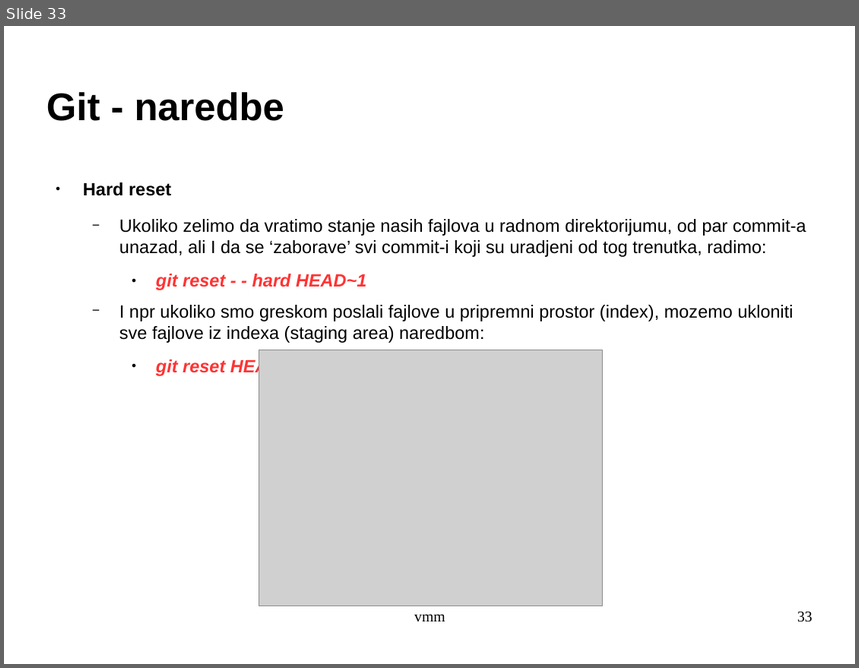
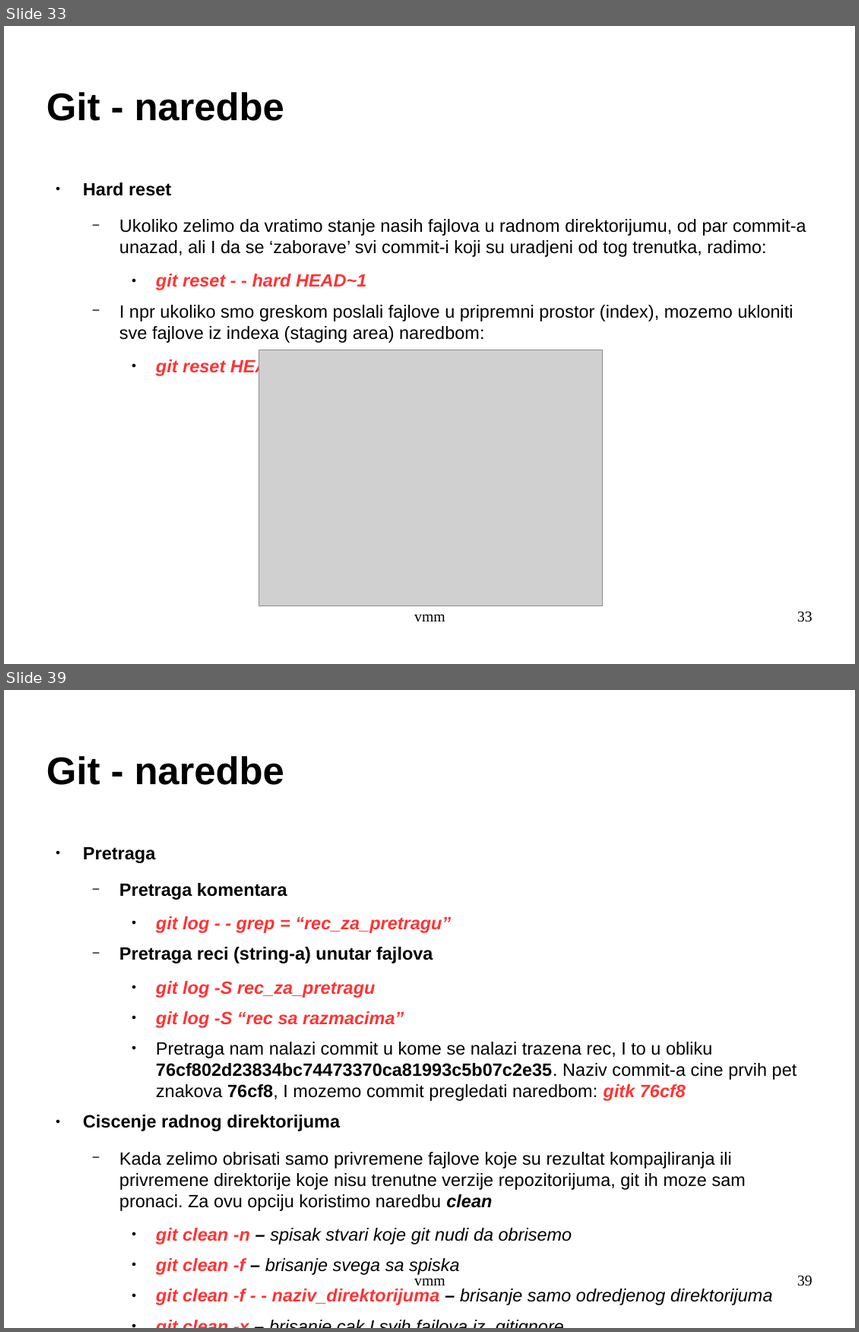
Before and after one commit to archpriestgnu/git_tut, a slide deck: git.odp. Shown one above the other, each under a label of ours: slide 33 before the commit, slides 33 and 39 after it; the slides between them are not shown. The pictures are 859x668 and 859x1332 pixels, drawn with LibreOffice and Linux fonts; fonts in the diff are those of the drawing; grey boxes stand for pictures; background and template pictures are left out. Boxes give left, top, right and bottom in pixels: in the first picture for what was removed or moved away, otherwise in the second. Text is boxed around its words. In the diff, an @@ line names an element or a change of style, - is before the commit and + after.

```diff
--- a/git.odp
+++ b/git.odp
@@ slide 39 added at (4,690,855,1328), background picture (left out) @@
@@ title added at (47,756,284,785), 36 pt, text #000000, bold @@
+Git - naredbe
@@ text added at (83,847,797,1306), 16.6 pt, text #000000 @@
+● Pretraga
+  − Pretraga komentara
+    ● git log - - grep = “rec_za_pretragu”
+  − Pretraga reci (string-a) unutar fajlova
+    ● git log -S rec_za_pretragu
+    ● git log -S “rec sa razmacima”
+    ● Pretraga nam nalazi commit u kome se nalazi trazena rec, I to u obliku 76cf802d23834bc74473370ca81993c5b07c2e35. Naziv commit-a cine prvih pet znakova 76cf8, I mozemo commit pregledati naredbom: gitk 76cf8
+● Ciscenje radnog direktorijuma
+  − Kada zelimo obrisati samo privremene fajlove koje su rezultat kompajliranja ili privremene direktorije koje nisu trenutne verzije repozitorijuma, git ih moze sam pronaci. Za ovu opciju koristimo naredbu clean
+    ● git clean -n – spisak stvari koje git nudi da obrisemo
+    ● git clean -f – brisanje svega sa spiska
+    ● git clean -f - - naziv_direktorijuma – brisanje samo odredjenog direktorijuma
+    ● git clean -x – brisanje cak I svih fajlova iz .gitignore
@@ text added at (414,1274,446,1286), 14 pt, text #000000 @@
+vmm
@@ page number added at (797,1276,813,1287), 14 pt, text #000000 @@
+39
```
Also in this commit, not shown: 1 slide changed, 6 other slides added.
